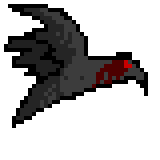
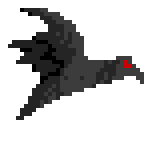
The second w=160, h=160 image is a revision of the first. Changes to its layers:
painted on "Слой 1" over 4, 4, 148, 128
